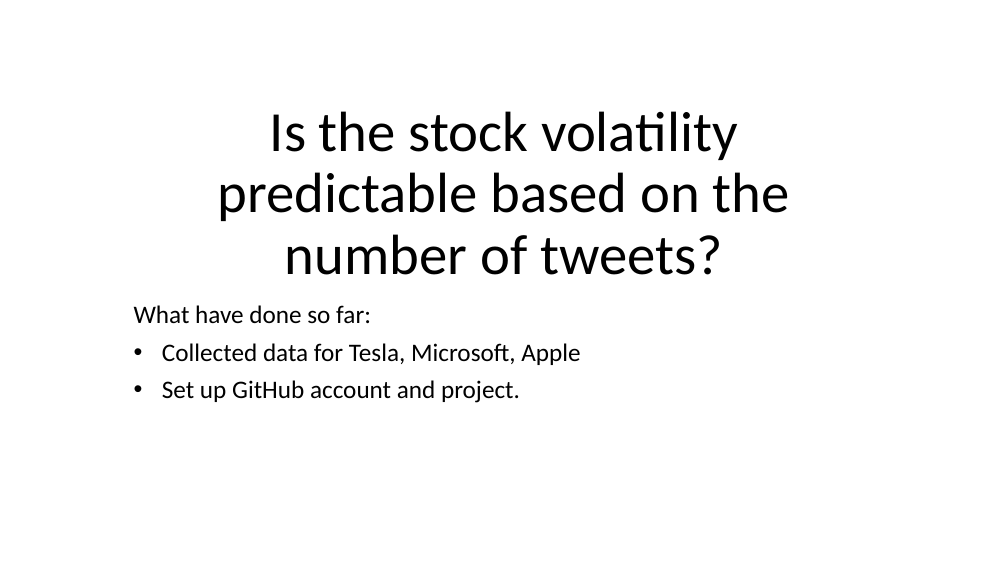
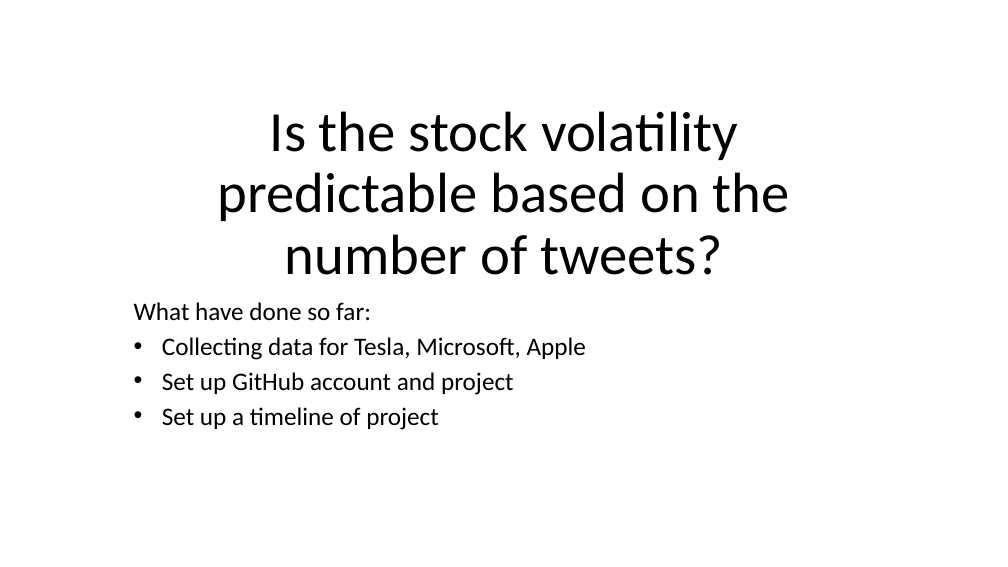
Before and after one commit to shangeri/Software-Engineering-7-610-1.00, a slide deck: slide 1 of Software Engineering Presentation V1.pptx. Drawn at 1008x567 pixels with LibreOffice and Linux fonts; fonts in the diff are those of the drawing. Boxes give left, top, right and bottom in pixels: in the first picture for what was removed or moved away, otherwise in the second. Text is boxed around its words. In the diff, an @@ line names an element or a change of style, - is before the commit and + after.

Commit message:
Edited Slide 1

```diff
--- a/Software Engineering Presentation V1.pptx
+++ b/Software Engineering Presentation V1.pptx
@@ subtitle at (x1=134, y1=302, x2=371, y2=321): line spacing 0.9 to 0.8 @@
@@ subtitle at (x1=162, y1=337, x2=586, y2=430): text changed @@
-• Collected data for Tesla, Microsoft, Apple
-• Set up GitHub account and project.
+• Collecting data for Tesla, Microsoft, Apple
+• Set up GitHub account and project
+• Set up a timeline of project
```
